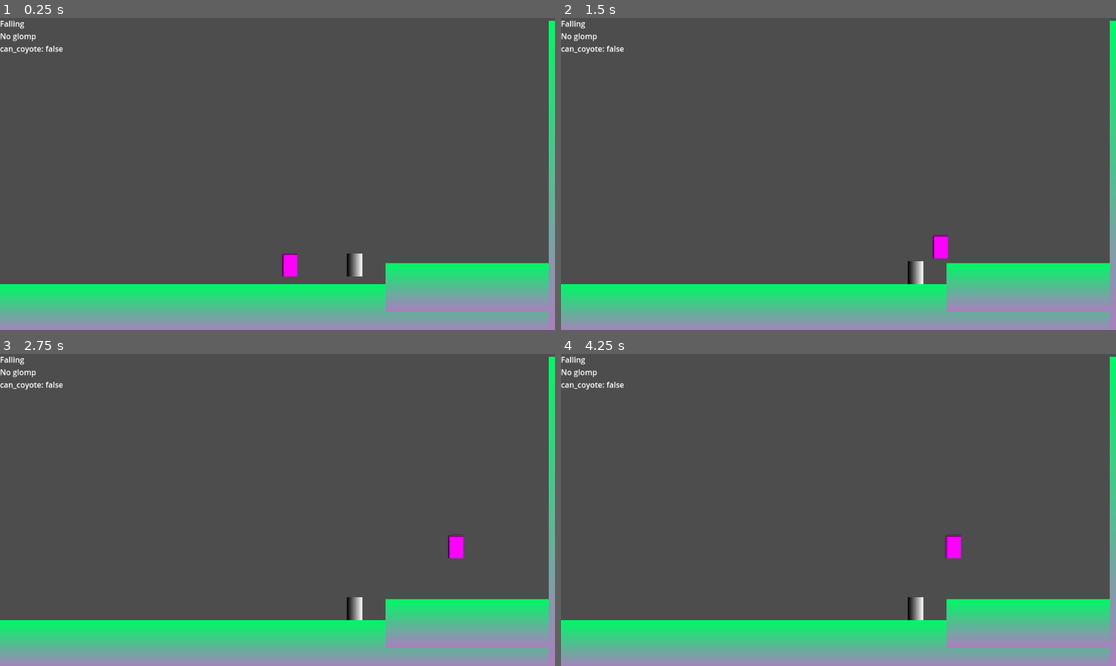
Above: before the commit, frames 1-4 (two rows, left to right).
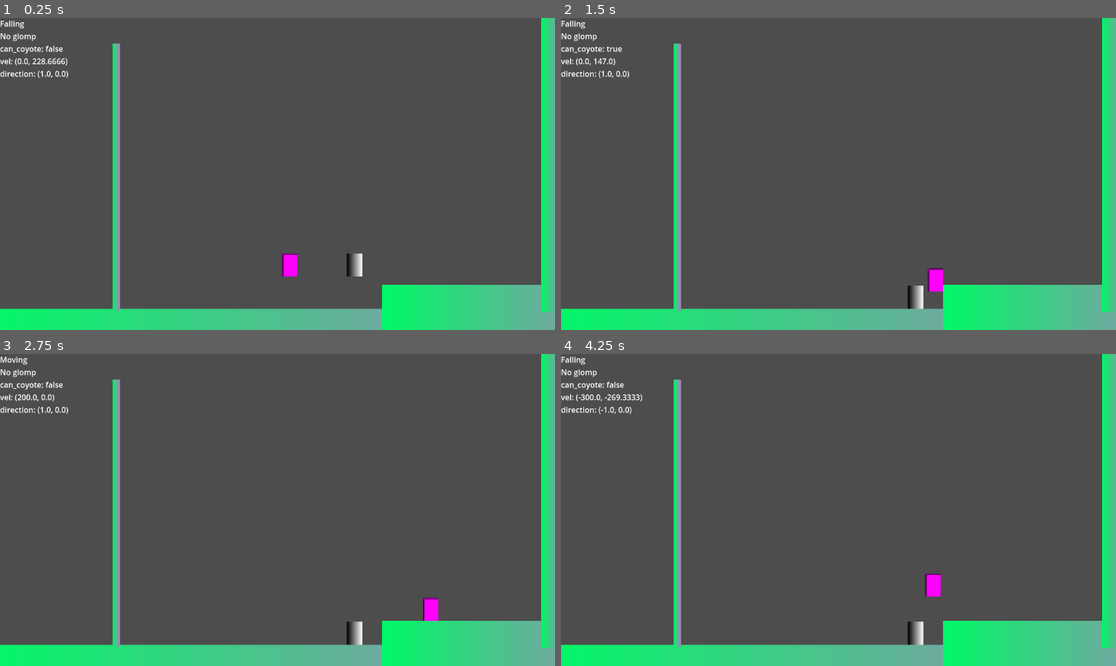
Above: after the commit, the same moments.

Repository: b3e3e3/ultimate-glomp
Game: Godot game, scene res://sandbox.tscn
The game is run twice, just before and just after one commit, with the same random seed, the same clock (stepped at 60 frames per second) and the same inputs.
Inputs (mouse positions are in pixels of both pictures, inside the frame that each line leads up to):
- Up to frame 1 (0.25 s): no input
- Up to frame 2 (1.5 s): tap Enter at 0.5 s; move the mouse to (960, 158) at 0.52 s; hold D (move_right) 0.53-1.28 s; tap Space (jump, bound only after the commit) at 0.6, 0.77, 1.07 s; click (960, 158) at 0.67 s; tap W (jump, bound only before the commit) at 0.8, 1.35 s; move the mouse to (727, 189) at 1.27 s; hold S (move_down) from 1.28 s (still down)
- Up to frame 3 (2.75 s): tap Space (jump, bound only after the commit) at 1.52, 1.55, 1.82 s; move the mouse to (333, 441) at 2.02 s; release S (move_down) at 2.03 s; hold D (move_right) from 2.03 s (still down); tap Enter at 2.1 s; tap W (jump, bound only before the commit) at 2.3 s
- Up to frame 4 (4.25 s): move the mouse to (810, 572) at 2.77 s; release D (move_right) at 2.78 s; hold Up 2.78-3.53 s; tap Keypad Enter at 2.85 s; click (810, 572) at 2.92 s; tap Space (jump, bound only after the commit) at 3.02, 3.05, 3.32, 3.77, 4.07 s; move the mouse to (1005, 556) at 3.52 s; hold A (move_left) from 3.53 s (still down); tap C at 3.6 s; tap W (jump, bound only before the commit) at 3.8 s

The runs differ from the first frame. In frame 1, 19% of the frame differs, in the area x 0-100%, y 0-100%; in frame 2, 19%; in frame 3, 19%; in frame 4, 19%.

Commit message:
coyote jump, double jump, climbing!!

Diff:
--- a/character/character.gd
+++ b/character/character.gd
@@ -1,10 +1,10 @@
 class_name Character
 extends CharacterBody2D
 
-const ACCEL_SPEED: float = 30.0
-const DECEL_SPEED: float = 80.0
-const SPEED: float = 200.0
-const JUMP_VELOCITY: float = -400.0
+@export var ACCEL_SPEED: float = 30.0
+@export var DECEL_SPEED: float = 80.0
+@export var SPEED: float = 200.0
+@export var JUMP_VELOCITY: Vector2 = Vector2(0, -400.0)
 
 var gravity_enabled: bool = true
 var move_enabled: bool = true
@@ -21,7 +21,7 @@
 		move_and_slide()
 
 	# TODO: better direction calculation
-	direction = Vector2.RIGHT * sign(velocity.x) if velocity.x != 0 else direction
+	# direction = Vector2.RIGHT * sign(velocity.x) if velocity.x != 0 else direction
 
 func disable_collision():
 	Global.disable_collision($CollisionShape2D)
@@ -33,14 +33,23 @@
 	if not is_on_floor():
 		velocity += get_gravity() * delta
 
-func move(dir: float, accel: float = ACCEL_SPEED, speed: float = SPEED) -> void:
+func move(dir: float, speed: float = SPEED, accel: float = ACCEL_SPEED) -> void:
 	if not dir and velocity.x:
 		velocity.x = move_toward(velocity.x, 0, DECEL_SPEED)
 	else:
 		velocity.x = move_toward(velocity.x, dir * speed, accel)
 
-func jump(force: float = JUMP_VELOCITY) -> void:
-	velocity.y = force
+func vertical_move(dir: float, speed: float = SPEED, accel: float = ACCEL_SPEED) -> void:
+	velocity.y = dir * speed
+	# if not dir and velocity.y:
+	# 	velocity.y = move_toward(velocity.y, 0, DECEL_SPEED)
+	# else:
+	# 	velocity.y = move_toward(velocity.y, dir * speed, accel)
+
+func jump(force: Vector2 = JUMP_VELOCITY) -> void:
+	velocity.y = force.y
+	if not is_zero_approx(force.x):
+		velocity.x = force.x
 
 func is_landed() -> bool:
 	return is_on_floor() or velocity.y == 0
--- a/character/player/player.gd
+++ b/character/player/player.gd
@@ -2,6 +2,9 @@
 
 signal glomped(body: PhysicsBody2D)
 signal unglomped(body: PhysicsBody2D)
+
+@onready var glomp_area: Area2D = $GlompArea
+@onready var climb_area: Area2D = $ClimbArea
 
 var glomped_body: Node2D
 
@@ -11,8 +14,11 @@
 # func get_jump_input() -> bool:
 # 	return Input.is_action_just_pressed(&"jump")
 
+func get_climbable_bodies_in_proximity() -> Array[Node2D]:
+	return climb_area.get_overlapping_bodies()
+
 func get_glomped_bodies() -> Array[Node2D]:
-	return $GlompArea.get_overlapping_bodies()
+	return glomp_area.get_overlapping_bodies()
 
 func glomp_on(body: PhysicsBody2D) -> void:
 	# acquire glomped body
--- a/character/player/state/_player_state.gd
+++ b/character/player/state/_player_state.gd
@@ -18,8 +18,13 @@
 	l.text = player.get_node(^"StateMachine").state.name + '\n'
 	l.text += player.glomped_body.name as String if player.glomped_body else "No glomp"
 	l.text += '\n' + 'can_coyote: ' + str($"../Falling".can_coyote)
+	l.text += '\n' + 'vel: ' + str(player.velocity)
+	l.text += '\n' + 'direction: ' + str(character.direction)
 
 	super.on_update(_delta)
+
+func on_physics_update(_delta: float) -> void:
+	controller.control_direction()
 
 func check_for_moving() -> bool:
 	return controller.get_horizontal_input() or character.is_moving()
@@ -32,3 +37,9 @@
 
 func check_for_throwing() -> bool:
 	return controller.get_jump_input() and player.glomped_body
+
+func check_for_grabbing() -> bool:
+	return character.is_on_wall() and not player.get_climbable_bodies_in_proximity().is_empty()
+
+func check_for_climbing() -> bool:
+	return controller.get_vertical_input()
--- /dev/null
+++ b/character/player/state/climbing.gd
@@ -0,0 +1,45 @@
+class_name PlayerClimbingState extends PlayerState
+
+@onready var jumping_state: State = $"../Jumping"
+
+# var _old_jump_force: Vector2
+@export var jump_off_force = Vector2(0, -400)
+
+func on_enter(_previous_state: State, data := {}) -> void:
+	character.gravity_enabled = false
+	character.velocity = Vector2.ZERO
+	character.collision_shape.disabled = true
+# 	_old_jump_force = data.get(&'jump_force') if data.has(&'jump_force') else player.JUMP_VELOCITY
+
+func on_physics_update(_delta: float) -> void:
+	var hor := controller.get_horizontal_input()
+
+	var bodies := player.get_climbable_bodies_in_proximity()
+	var climb_body := bodies[0] if not bodies.is_empty() else null
+
+	# check for climbing up/down
+	if check_for_climbing() or character.velocity.y != 0:
+		var ver := controller.get_vertical_input()
+		character.vertical_move(ver, 200 if ver > 0 else 150)
+
+	# climb side swapping
+	elif character.direction.x == hor and hor != 0 \
+	and controller.just_pressed_horizontal() \
+	and climb_body and climb_body.is_in_group(&"ClimbSwappable"):
+		character.global_position.x += character.direction.x * 48
+		character.direction.x *= -1
+
+	# jump off climbable
+	elif check_for_jumping():
+		goto(jumping_state, {
+			&'jump_force': jump_off_force + Vector2(character.direction.x * -100, 0),
+			&'jumps': 1,
+		})
+
+	# super.on_physics_update(_delta)
+
+func on_exit() -> void:
+	character.gravity_enabled = true
+	get_tree().create_timer(0.3).timeout.connect(func():
+		character.collision_shape.disabled= false
+	, CONNECT_ONE_SHOT)
--- a/character/player/state/falling.gd
+++ b/character/player/state/falling.gd
@@ -4,6 +4,7 @@
 @onready var glomping_state: State = $"../Glomping"
 @onready var throwing_state: State = $"../Throwing"
 @onready var jumping_state: State = $"../Jumping"
+@onready var climbing_state: State = $"../Climbing"
 
 @export var air_move_speed: float = 300.0
 @export var air_accel_speed: float = 15.0
@@ -14,11 +15,14 @@
 
 var can_coyote: bool = true
 
+var jumps: int = 0
+
 func on_enter(_previous_state: State, data := {}) -> void:
 	character.gravity_enabled = true
 	character.move_enabled = true
 
 	can_coyote = not data.get(&'just_jumped') if data.has(&'just_jumped') else true
+	jumps = data.get(&'jumps') if data.has(&'jumps') else 0
 
 	_speed = data.get(&"air_move_speed") if data.has(&"air_move_speed") else air_move_speed
 	_accel = data.get(&"air_accel_speed") if data.has(&"air_accel_speed") else air_accel_speed
@@ -35,10 +39,19 @@
 
 	if check_for_landing():
 		goto(idle_state)
+	elif check_for_grabbing():
+		goto(climbing_state)
+
 	elif controller.get_jump_input() and can_coyote:
-		print('Coyote jump!')
-		goto(jumping_state)
+			print('Coyote jump!')
+			goto(jumping_state)
+	elif controller.get_jump_input() and jumps > 0:
+			print('(n)ble jump!')
+			goto(jumping_state)
+
 	elif check_for_throwing():
 		goto(throwing_state)
 	elif check_for_moving():
-		character.move(hor, _accel, _speed)
+		character.move(hor, _speed, _accel)
+
+	super.on_physics_update(_delta)
--- a/character/player/state/glomping.gd
+++ b/character/player/state/glomping.gd
@@ -30,6 +30,8 @@
 			# }
 			)
 
+	super.on_physics_update(_delta)
+
 func on_exit() -> void:
 	player.process_mode = PROCESS_MODE_INHERIT
 
--- a/character/player/state/idle.gd
+++ b/character/player/state/idle.gd
@@ -18,3 +18,5 @@
 		goto(glomping_state)
 	elif check_for_jumping():
 		goto(jumping_state)
+
+	super.on_physics_update(_delta)
--- a/character/player/state/jumping.gd
+++ b/character/player/state/jumping.gd
@@ -1,18 +1,19 @@
 class_name PlayerJumpingState extends PlayerState
 
 @onready var falling_state: State = $"../Falling"
-
-@export var jump_force: float = Player.JUMP_VELOCITY
 
 func on_enter(_previous_state: State, data := {}) -> void:
 	player.gravity_enabled = true
 	player.move_enabled = true
 	data.set(&'just_jumped', true)
 
-	var force := jump_force
 	if data:
 		if data.has(&"jump_force"):
-			force = data[&"jump_force"]
+			var force: Vector2 = data.get(&'jump_force')
+			print("Found jump force of ", force)
+			character.jump(force)
+		else:
+			character.jump()
 
-	player.jump(force)
+
 	goto(falling_state, data)
--- a/character/player/state/moving.gd
+++ b/character/player/state/moving.gd
@@ -24,3 +24,5 @@
 		player.move(movement)
 	else:
 		goto(idle_state)
+
+	super.on_physics_update(_delta)
--- a/player.tscn
+++ b/player.tscn
@@ -8,6 +8,7 @@
 [ext_resource type="Script" uid="uid://odl2jpl1wkoo" path="res://character/player/state/falling.gd" id="6_ivps1"]
 [ext_resource type="Script" uid="uid://b4ma274x0f55t" path="res://character/player/state/glomping.gd" id="7_urp6f"]
 [ext_resource type="Script" uid="uid://dm3deb0vu25fw" path="res://character/player/state/throwing.gd" id="8_dw050"]
+[ext_resource type="Script" uid="uid://d1dxygfyk3hb0" path="res://character/player/state/climbing.gd" id="9_b26j0"]
 
 [sub_resource type="PlaceholderTexture2D" id="PlaceholderTexture2D_cojph"]
 size = Vector2(32, 48)
@@ -15,12 +16,16 @@
 [sub_resource type="RectangleShape2D" id="RectangleShape2D_p7lbm"]
 size = Vector2(32, 48)
 
+[sub_resource type="RectangleShape2D" id="RectangleShape2D_dw050"]
+size = Vector2(48, 64)
+
 [sub_resource type="RectangleShape2D" id="RectangleShape2D_cojph"]
 
 [node name="Player" type="CharacterBody2D"]
 collision_layer = 4
 collision_mask = 3
 script = ExtResource("1_1jxqw")
+ACCEL_SPEED = 10.0
 metadata/_edit_group_ = true
 
 [node name="Sprite2D" type="Sprite2D" parent="."]
@@ -28,6 +33,13 @@
 
 [node name="CollisionShape2D" type="CollisionShape2D" parent="."]
 shape = SubResource("RectangleShape2D_p7lbm")
+
+[node name="ClimbArea" type="Area2D" parent="."]
+collision_layer = 0
+collision_mask = 16
+
+[node name="CollisionShape2D" type="CollisionShape2D" parent="ClimbArea"]
+shape = SubResource("RectangleShape2D_dw050")
 
 [node name="GlompArea" type="Area2D" parent="."]
 position = Vector2(0, 24)
@@ -62,4 +74,8 @@
 [node name="Throwing" type="Node" parent="StateMachine"]
 script = ExtResource("8_dw050")
 
+[node name="Climbing" type="Node" parent="StateMachine"]
+script = ExtResource("9_b26j0")
+metadata/_custom_type_script = "uid://d1dxygfyk3hb0"
+
 [connection signal="body_entered" from="GlompArea" to="." method="_on_glomp_area_body_entered"]
--- a/player_controller.gd
+++ b/player_controller.gd
@@ -1,14 +1,27 @@
 class_name PlayerController extends Node
 
-@export var character: CharacterBody2D
+@export var character: Character
 
 func _ready():
 	if character == null:
 		print("Controller found Player")
 		character = get_node(^"../Player")
 
+func control_direction():
+	var hor := get_horizontal_input()
+	character.direction.x = hor if hor != 0 else character.direction.x
+
 func get_horizontal_input() -> float:
 	return Input.get_axis(&"move_left", &"move_right")
 
+func get_vertical_input() -> float:
+	return Input.get_axis(&"move_up", &"move_down")
+
 func get_jump_input() -> bool:
 	return Input.is_action_just_pressed(&"jump")
+
+func just_pressed_horizontal():
+	return Input.is_action_just_pressed(&"move_left") || Input.is_action_just_pressed(&"move_right")
+
+func just_pressed_vertical():
+	return Input.is_action_just_pressed(&"move_up") || Input.is_action_just_pressed(&"move_down")
--- a/project.godot
+++ b/project.godot
@@ -28,6 +28,8 @@
 
 Throwable=""
 Glompable=""
+Climbable=""
+ClimbSwappable=""
 
 [input]
 
@@ -43,7 +45,7 @@
 }
 jump={
 "deadzone": 0.2,
-"events": [Object(InputEventKey,"resource_local_to_scene":fa …(140 unchanged characters)… d":false,"keycode":0,"physical_keycode":87,"key_label":0,"unicode":119,"location":0,"echo":false,"script":null)
+"events": [Object(InputEventKey,"resource_local_to_scene":fa …(140 unchanged characters)… d":false,"keycode":0,"physical_keycode":32,"key_label":0,"unicode":32,"location":0,"echo":false,"script":null)
 ]
 }
 move_up={
@@ -87,6 +89,7 @@
 2d_physics/layer_1="ground"
 2d_physics/layer_2="glompable"
 2d_physics/layer_3="player"
+2d_physics/layer_5="climbable"
 2d_physics/layer_7="projectile"
 
 [rendering]
--- a/sandbox.tscn
+++ b/sandbox.tscn
@@ -1,23 +1,44 @@
-[gd_scene load_steps=9 format=3 uid="uid://clwraaxyoly0o"]
+[gd_scene load_steps=14 format=3 uid="uid://clwraaxyoly0o"]
 
 [ext_resource type="PackedScene" uid="uid://c1wv0ies7lixs" path="res://player.tscn" id="1_cojph"]
 [ext_resource type="Script" uid="uid://ctivwyfwka2ys" path="res://player_controller.gd" id="1_p7lbm"]
 [ext_resource type="Script" uid="uid://t1qlum4l30q5" path="res://level.gd" id="1_rvmsc"]
 [ext_resource type="PackedScene" uid="uid://dr4ihbcr24q34" path="res://character/enemy/enemy.tscn" id="4_rvmsc"]
 
-[sub_resource type="RectangleShape2D" id="RectangleShape2D_3h184"]
-size = Vector2(2000, 102)
+[sub_resource type="RectangleShape2D" id="RectangleShape2D_rjrbw"]
+size = Vector2(1300, 50)
 
 [sub_resource type="Gradient" id="Gradient_cojph"]
 colors = PackedColorArray(0, 0.975293, 0.39971256, 1, 0.67587477, 0.49745536, 0.7503111, 1)
 
+[sub_resource type="GradientTexture2D" id="GradientTexture2D_ypj6x"]
+gradient = SubResource("Gradient_cojph")
+width = 1300
+height = 50
+
+[sub_resource type="RectangleShape2D" id="RectangleShape2D_3h184"]
+size = Vector2(555, 100)
+
+[sub_resource type="GradientTexture2D" id="GradientTexture2D_rvmsc"]
+gradient = SubResource("Gradient_cojph")
+width = 555
+height = 100
+
+[sub_resource type="RectangleShape2D" id="RectangleShape2D_44b12"]
+size = Vector2(50, 667)
+
+[sub_resource type="GradientTexture2D" id="GradientTexture2D_0fpt2"]
+gradient = SubResource("Gradient_cojph")
+width = 50
+height = 667
+
+[sub_resource type="RectangleShape2D" id="RectangleShape2D_rvmsc"]
+size = Vector2(15, 555)
+
 [sub_resource type="GradientTexture2D" id="GradientTexture2D_p7lbm"]
 gradient = SubResource("Gradient_cojph")
-width = 102
-height = 2000
-
-[sub_resource type="RectangleShape2D" id="RectangleShape2D_rvmsc"]
-size = Vector2(238, 649)
+width = 15
+height = 555
 
 [node name="Level" type="Node2D" node_paths=PackedStringArray("player_controller")]
 script = ExtResource("1_rvmsc")
@@ -26,40 +47,49 @@
 [node name="PlayerController" type="Node" parent="."]
 script = ExtResource("1_p7lbm")
 
-[node name="StaticBody2D" type="StaticBody2D" parent="."]
-position = Vector2(601, 604)
+[node name="Floor" type="StaticBody2D" parent="."]
+position = Vector2(617, 629)
 metadata/_edit_group_ = true
 
-[node name="CollisionShape2D" type="CollisionShape2D" parent="StaticBody2D"]
+[node name="CollisionShape2D" type="CollisionShape2D" parent="Floor"]
+shape = SubResource("RectangleShape2D_rjrbw")
+
+[node name="Sprite2D" type="Sprite2D" parent="Floor"]
+texture = SubResource("GradientTexture2D_ypj6x")
+
+[node name="Platform" type="StaticBody2D" parent="."]
+position = Vector2(1071, 604)
+metadata/_edit_group_ = true
+
+[node name="CollisionShape2D" type="CollisionShape2D" parent="Platform"]
 shape = SubResource("RectangleShape2D_3h184")
 
-[node name="Sprite2D" type="Sprite2D" parent="StaticBody2D"]
-rotation = 1.5707964
-texture = SubResource("GradientTexture2D_p7lbm")
+[node name="Sprite2D" type="Sprite2D" parent="Platform"]
+texture = SubResource("GradientTexture2D_rvmsc")
 
-[node name="StaticBody2D3" type="StaticBody2D" parent="."]
-position = Vector2(1800, 560)
+[node name="Wall" type="StaticBody2D" parent="." groups=["Climbable"]]
+position = Vector2(1148, 278)
+collision_layer = 17
 metadata/_edit_group_ = true
 
-[node name="CollisionShape2D" type="CollisionShape2D" parent="StaticBody2D3"]
-shape = SubResource("RectangleShape2D_3h184")
+[node name="CollisionShape2D" type="CollisionShape2D" parent="Wall"]
+shape = SubResource("RectangleShape2D_44b12")
 
-[node name="Sprite2D" type="Sprite2D" parent="StaticBody2D3"]
-rotation = 1.5707964
-texture = SubResource("GradientTexture2D_p7lbm")
+[node name="Sprite2D" type="Sprite2D" parent="Wall"]
+texture = SubResource("GradientTexture2D_0fpt2")
 
-[node name="StaticBody2D2" type="StaticBody2D" parent="."]
-position = Vector2(376, 604)
+[node name="Pole" type="StaticBody2D" parent="." groups=["ClimbSwappable", "Climbable"]]
+position = Vector2(-640, 604)
+collision_layer = 17
+collision_mask = 0
 metadata/_edit_group_ = true
 
-[node name="CollisionShape2D" type="CollisionShape2D" parent="StaticBody2D2"]
-position = Vector2(881, -273.5)
+[node name="CollisionShape2D" type="CollisionShape2D" parent="Pole"]
+position = Vector2(881.25, -273.5)
 shape = SubResource("RectangleShape2D_rvmsc")
 
-[node name="Sprite2D" type="Sprite2D" parent="StaticBody2D2"]
+[node name="Sprite2D" type="Sprite2D" parent="Pole"]
 position = Vector2(881.33716, -273.4445)
-rotation = 1.5707964
-scale = Vector2(6.361657, 0.11866289)
 texture = SubResource("GradientTexture2D_p7lbm")
 
 [node name="Player" parent="." instance=ExtResource("1_cojph")]
Not shown, added: character/player/state/climbing.gd.uid
Not shown: 1 places in player.tscn that only renumber resources
